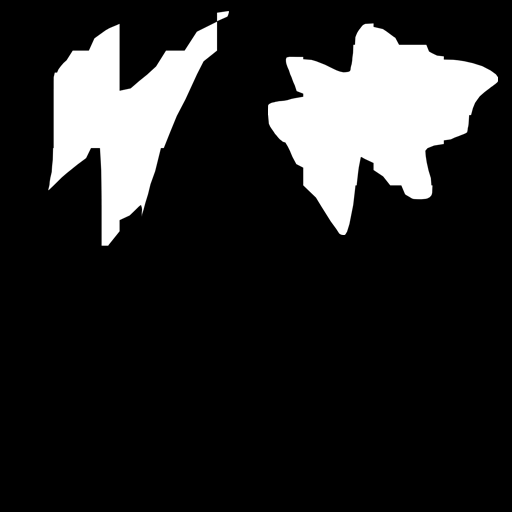
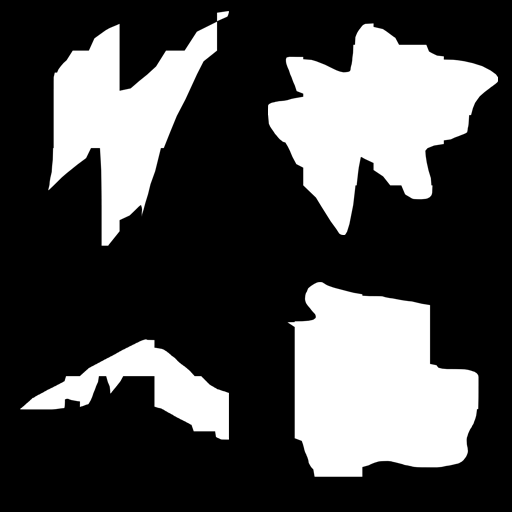
The second w=512, h=512 image is a revision of the first. Changes to its layers:
added layer "Layer 9 copy" in group "ALPHA" over [287, 282, 479, 477]
added layer "Layer 7 copy" in group "ALPHA" over [20, 339, 229, 440]
